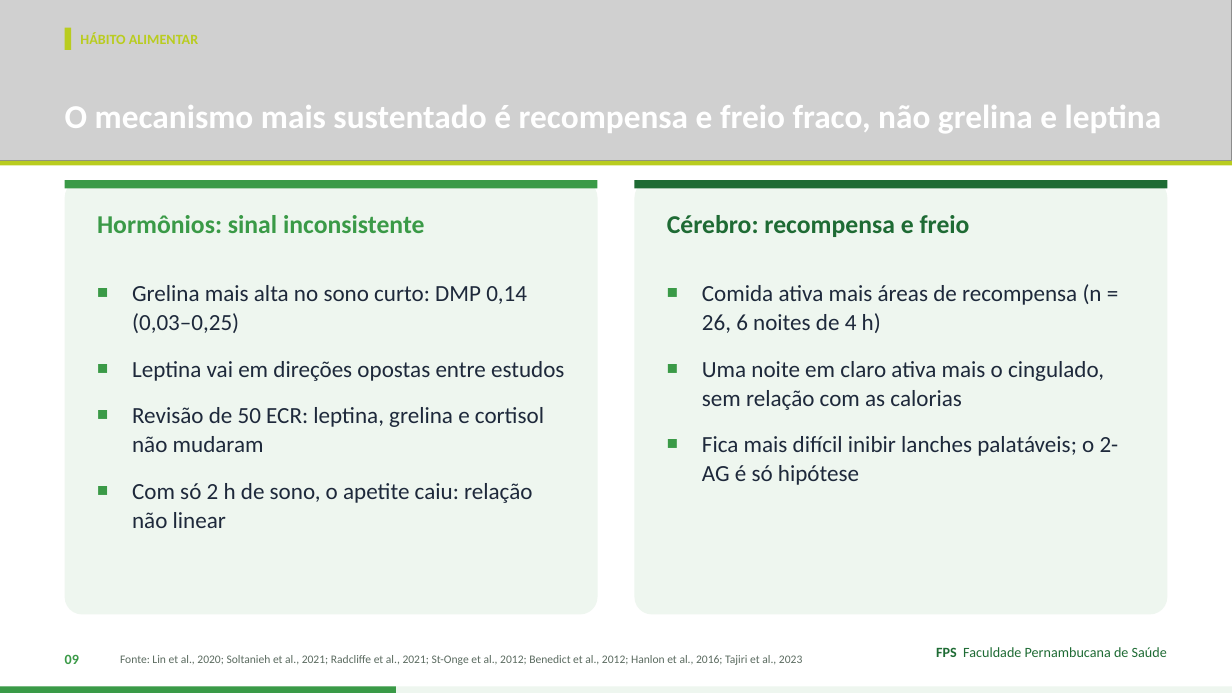
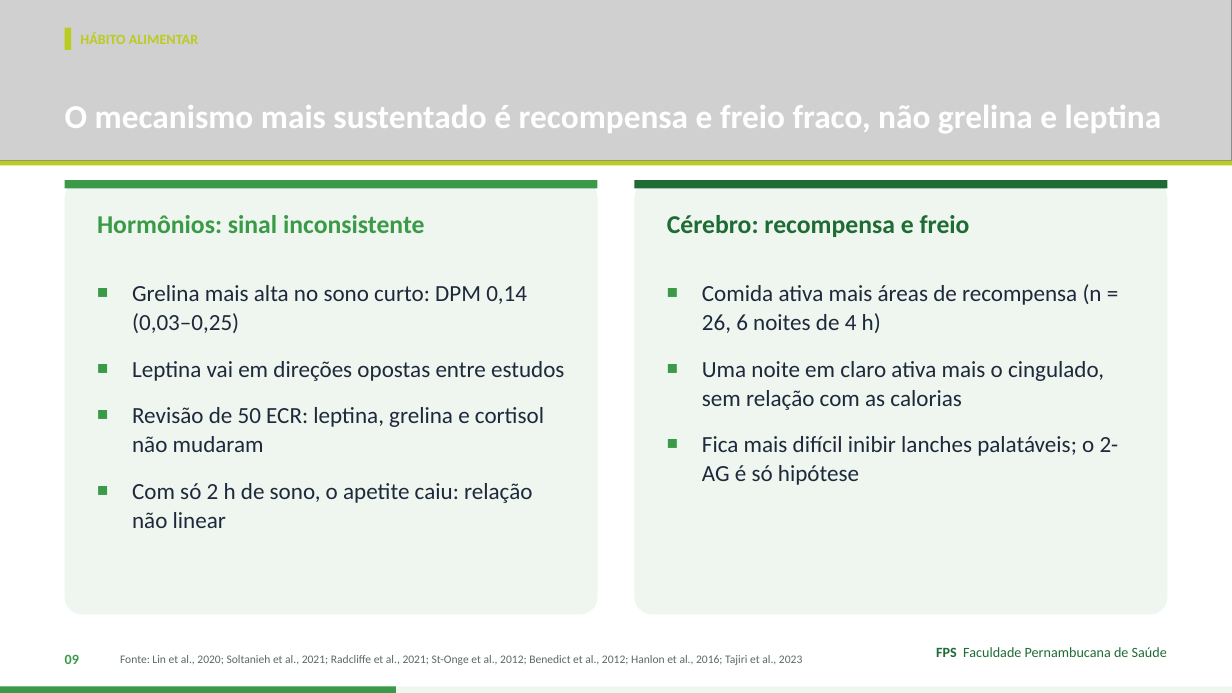
Before and after one commit to Institutomoraisandrade/CRM, a slide deck: slide 9 of trabalho-fps/trabalhos/2026-11-10-sono/apresentacao.pptx. Drawn at 1232x693 pixels with LibreOffice and Linux fonts; fonts in the diff are those of the drawing; grey boxes stand for pictures. Boxes give left, top, right and bottom in pixels: in the first picture for what was removed or moved away, otherwise in the second. Text is boxed around its words. In the diff, an @@ line names an element or a change of style, - is before the commit and + after.

```diff
--- a/trabalho-fps/trabalhos/2026-11-10-sono/apresentacao.pptx
+++ b/trabalho-fps/trabalhos/2026-11-10-sono/apresentacao.pptx
@@ text at box(132, 285, 527, 333): text changed @@
-■ Grelina mais alta no sono curto: DMP 0,14 (0,03–0,25)
+■ Grelina mais alta no sono curto: DPM 0,14 (0,03–0,25)
```
Also in this commit, not shown: 4 other slides changed, 2 other files.
